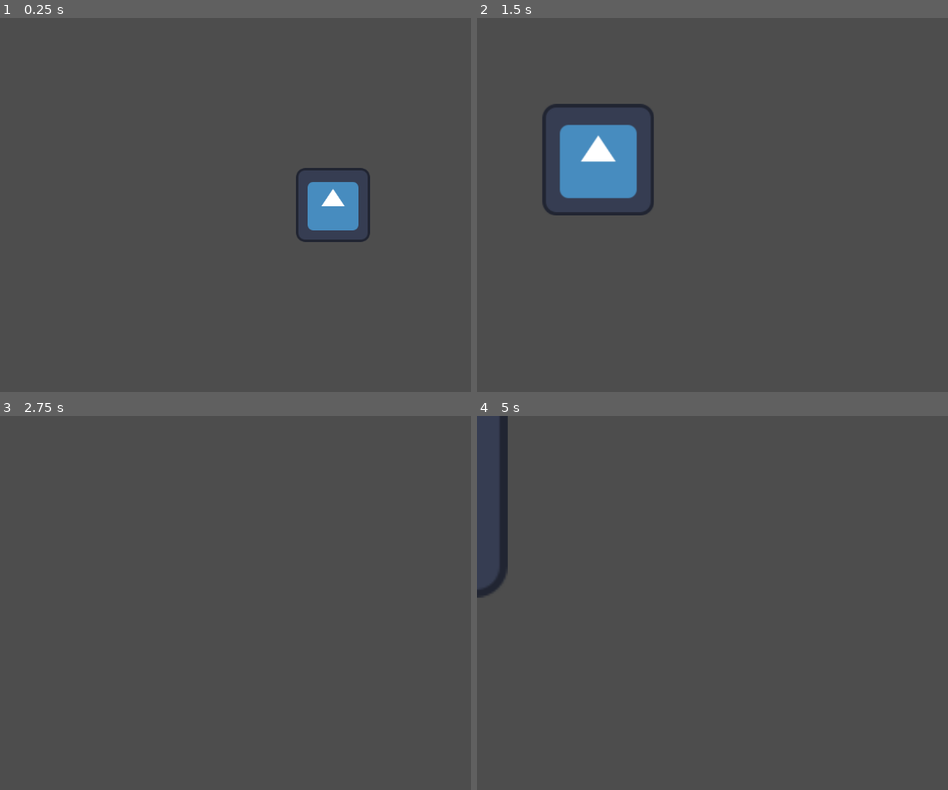
Above: before the commit, frames 1-4 (two rows, left to right).
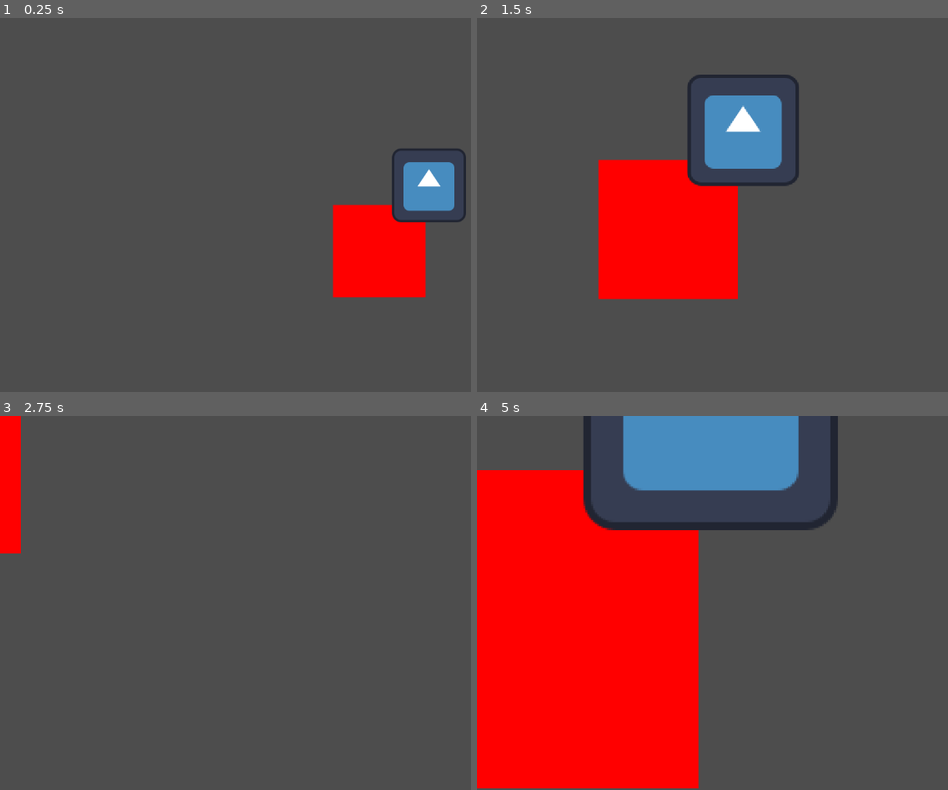
Above: after the commit, the same moments.

Repository: Jet-b/Procedural-Generation
Game: Godot game, scene res://Scenes/node_2d.tscn
Two runs of this game, one before a commit and one after it. Both use one fixed random seed, a clock stepped at 60 frames per second and the inputs below. The engine's default icon, where the game draws it, is replaced by a stand-in: a white triangle on a blue panel in a dark square.
Inputs:
- Up to frame 1 (0.25 s): no input
- Up to frame 2 (1.5 s): tap Enter at 0.5 s; hold D (move_right) 0.53-1.28 s; hold E (zoom_in) 0.53-1.28 s; hold S (move_down) from 1.28 s (still down); tap Q (zoom_out) at 1.35 s
- Up to frame 3 (2.75 s): release S (move_down) at 2.03 s; hold D (move_right) from 2.03 s (still down); hold E (zoom_in) from 2.03 s (still down)
- Up to frame 4 (5 s): release D (move_right) at 2.78 s; release E (zoom_in) at 2.78 s; hold W (move_up) 2.78-3.53 s; tap Q (zoom_out) at 2.85, 4.35 s; hold E (zoom_in) 3.53-4.28 s; hold A (move_left) from 3.53 s (still down)

The runs differ from the first frame. In frame 1, 7.7% of the frame differs, in the area x 62-99%, y 34-75%; in frame 2, 18%; in frame 3, 1.6%; in frame 4, 46%, in the area x 0-77%, y 0-100%.

Commit message:
Soooo godot tiles suck

Diff:
--- /dev/null
+++ b/EMC (Procedural Generation)/Godot/Terrain/Scenes/Terrain.gd
@@ -0,0 +1,28 @@
+extends TileMap
+
+# The ID of the tile you want to fill the TileMap with
+@export var tile_id: int = 0
+
+# The size of the TileMap in tiles
+@export var map_size: Vector2i = Vector2i(10, 10)
+
+# debugging
+var cell_size: int = 16
+
+func _ready():
+	fill_tilemap()
+
+func _draw():
+	for x in range(map_size.x):
+		for y in range(map_size.y):
+			draw_rect(Rect2(Vector2(x, y) * cell_size, Vector2(cell_size, cell_size)), Color.RED)
+	fill_tilemap()
+
+func _process(delta):
+	fill_tilemap()
+
+func fill_tilemap():
+	for x in range(map_size.x):
+		for y in range(map_size.y):
+			set_cell(0, Vector2i(x, y), tile_id)
+			print("Placing tile at " + str(Vector2i(x, y)))
--- a/EMC (Procedural Generation)/Godot/Terrain/Scenes/node_2d.tscn
+++ b/EMC (Procedural Generation)/Godot/Terrain/Scenes/node_2d.tscn
@@ -1,9 +1,17 @@
-[gd_scene load_steps=4 format=3 uid="uid://pfxar1f52r0h"]
+[gd_scene load_steps=7 format=3 uid="uid://pfxar1f52r0h"]
 
 [ext_resource type="Script" path="res://Scripts/TestCamera.gd" id="1_pkqv0"]
+[ext_resource type="Texture2D" uid="uid://dfx08ysn1yxhc" path="res://Sprites/Tile.png" id="2_ahffs"]
 [ext_resource type="Texture2D" uid="uid://c5o0ynb4pgjjb" path="res://icon.svg" id="2_o8fs2"]
+[ext_resource type="Script" path="res://Scenes/Terrain.gd" id="3_euk7q"]
 
-[sub_resource type="TileSet" id="TileSet_vhskk"]
+[sub_resource type="TileSetAtlasSource" id="TileSetAtlasSource_a4lpr"]
+resource_name = "TestTile"
+texture = ExtResource("2_ahffs")
+0:0/0 = 0
+
+[sub_resource type="TileSet" id="TileSet_q0vj3"]
+sources/1 = SubResource("TileSetAtlasSource_a4lpr")
 
 [node name="Node2D" type="Node2D"]
 
@@ -11,9 +19,12 @@
 script = ExtResource("1_pkqv0")
 zoom_factor = 0.99
 
+[node name="TileMap" type="TileMap" parent="."]
+tile_set = SubResource("TileSet_q0vj3")
+format = 2
+script = ExtResource("3_euk7q")
+tile_id = 1
+
 [node name="Sprite2D" type="Sprite2D" parent="."]
+position = Vector2(166, -34)
 texture = ExtResource("2_o8fs2")
-
-[node name="TileMap" type="TileMap" parent="."]
-tile_set = SubResource("TileSet_vhskk")
-format = 2
--- /dev/null
+++ b/EMC (Procedural Generation)/Godot/Terrain/TileSet.tres
@@ -0,0 +1,3 @@
+[gd_resource type="TileSet" format=3 uid="uid://c3kc03tw4glcj"]
+
+[resource]
--- a/EMC (Procedural Generation)/Godot/Terrain/project.godot
+++ b/EMC (Procedural Generation)/Godot/Terrain/project.godot
@@ -51,3 +51,7 @@
 "events": [Object(InputEventKey,"resource_local_to_scene":false,"resource_name":"","device":-1,"window_id":0,"alt_pressed":false,"shift_pressed":false,"ctrl_pressed":false,"meta_pressed":false,"pressed":false,"keycode":0,"physical_keycode":81,"key_label":0,"unicode":113,"echo":false,"script":null)
 ]
 }
+
+[rendering]
+
+textures/canvas_textures/default_texture_filter=3
Binary file added: EMC (Procedural Generation)/Godot/Terrain/Sprites/Tile.png
Not shown, added: EMC (Procedural Generation)/Godot/Terrain/Sprites/Tile.png.import
